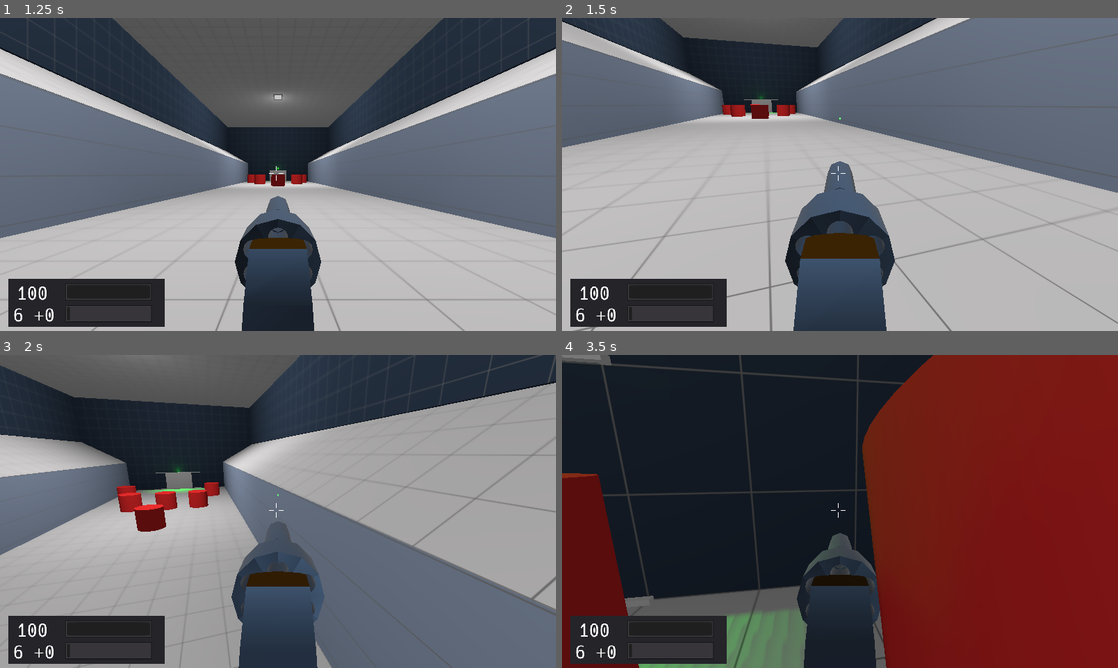
Above: before the commit, frames 1-4 (two rows, left to right).
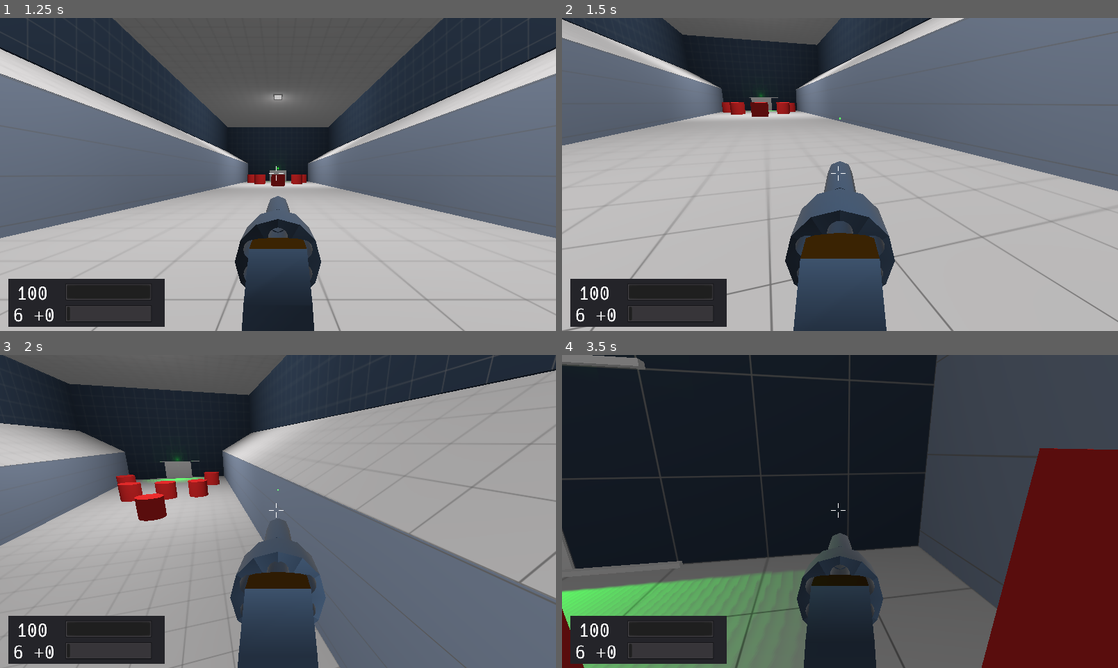
Above: after the commit, the same moments.

Repository: duckinator/keress
Game: Godot game, scene res://menus/MainMenu.tscn
Same seed, same stepped clock (60 frames per second), same inputs: the game is played once before the commit and once after it.
Inputs (mouse positions are in pixels of both pictures, inside the frame that each line leads up to):
- Up to frame 1 (1.25 s): click "New Game" at 0.5 s
- Up to frame 2 (1.5 s): tap Enter (ui_accept) at 1.25 s; move the mouse to (867, 174) at 1.27 s; press the mouse at (867, 174) at 1.28 s; hold W (movement_forward) from 1.28 s (still down)
- Up to frame 3 (2 s): keep holding W (movement_forward); tap Space (movement_jump) at 1.52 s
- Up to frame 4 (3.5 s): keep holding W (movement_forward); move the mouse to (812, 511) at 2.02 s; release the mouse at (812, 511) at 2.03 s; right-click (812, 511) at 2.1 s; tap Space (movement_jump) at 2.27 s; move the mouse to (851, 505) at 2.77 s; tap Shift (movement_crouch) at 2.85 s

Frame 1 is identical in both runs. In frame 2, 3.4% of the frame differs, in the area x 0-100%, y 0-100%; in frame 3, 13%; in frame 4, 55%.

Commit message:
~COMMENTS~

Diff:
--- a/src/items/revolver/Revolver.gd
+++ b/src/items/revolver/Revolver.gd
@@ -1,10 +1,21 @@
 extends Spatial
 
+# The damage a single shot deals.
 const DAMAGE = 70
-const JOSTLE_PRIMARY = 1
+
+# The maximum amount the camera can rotate up (positive) or down (negative)
+# after the primary or secondary actions.
+const JOSTLE_PRIMARY = 0.25
 const JOSTLE_SECONDARY = 0
 
-const PRIMARY_TIMEOUT = 0.6
+# If the timeout and recoil duration mismatch, it makes the weapon feel
+# more "sloppy" -- the more quickly you fire it, the less accurate it gets.
+
+# The shortest duration possible between firing.
+const PRIMARY_TIMEOUT = 0.4
+# The time it takes to finish recoiling.
+# TODO: Make PRIMARY_RECOIL_DURATION actually used.
+#const PRIMARY_RECOIL_DURATION = 0.6
 
 const MAX_IN_WEAPON = 6
 const MAX_AMMO = MAX_IN_WEAPON
